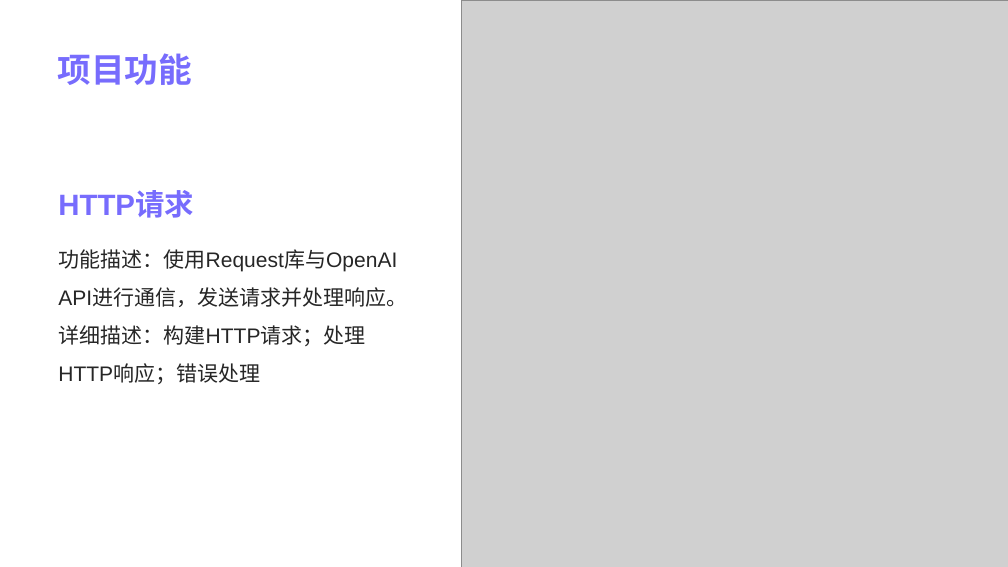
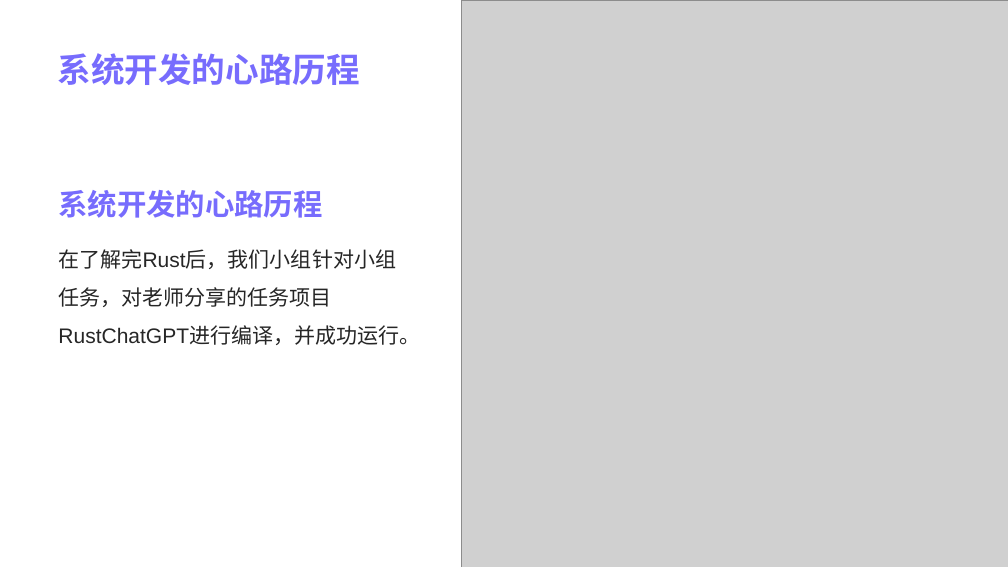
Before and after one commit to EldenPdx/Easy-ChatGPT, a slide deck: slide 6 of RustChatGPT答辩.pptx (slide 7 before the commit). Drawn at 1008x567 pixels with LibreOffice and Linux fonts; fonts in the diff are those of the drawing; grey boxes stand for pictures. Boxes give left, top, right and bottom in pixels: in the first picture for what was removed or moved away, otherwise in the second. Text is boxed around its words. In the diff, an @@ line names an element or a change of style, - is before the commit and + after.

```diff
--- a/RustChatGPT答辩.pptx
+++ b/RustChatGPT答辩.pptx
@@ title at (x1=57, y1=53, x2=359, y2=85): text changed @@
-项目功能
+系统开发的心路历程
@@ text at (x1=58, y1=190, x2=322, y2=218): text changed @@
-HTTP请求
+系统开发的心路历程
@@ text at (x1=58, y1=249, x2=420, y2=345): text changed @@
-功能描述：使用Request库与OpenAI API进行通信，发送请求并处理响应。
-详细描述：构建HTTP请求；处理HTTP响应；错误处理
+在了解完Rust后，我们小组针对小组任务，对老师分享的任务项目RustChatGPT进行编译，并成功运行。
```
Also in this commit, not shown: 7 other slides changed, 3 slides added, 2 slides removed, 29 other files.
